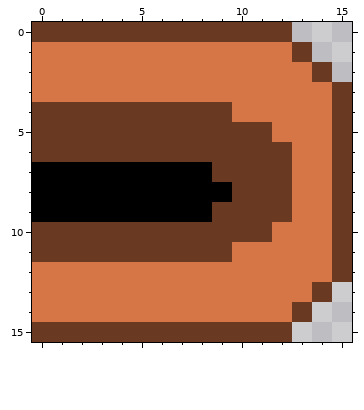
Two states of a pixel-art file, rail_start_4.aseprite. That is the earlier state.
16x16 pixels, 1 frame.
Now the later version:
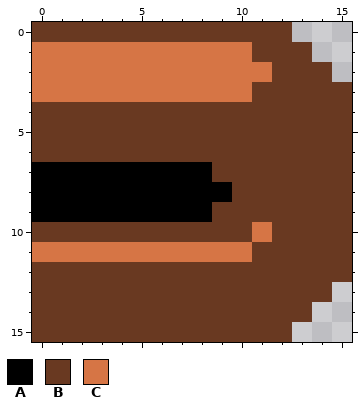
Palette (. is transparent): A #000000  B #693921  C #d67545
Changes in this commit:
{"y":1,"x":11,"old":"CC","new":"BB"}
{"y":2,"x":12,"old":"CC","new":"BB"}
{"y":3,"x":11,"old":"CCCC","new":"BBBB"}
{"y":4,"x":10,"old":"CCCCC","new":"BBBBB"}
{"y":5,"x":12,"old":"CCC","new":"BBB"}
{"y":6,"x":13,"old":"CC","new":"BB"}
{"y":7,"x":13,"old":"CC","new":"BB"}
{"y":8,"x":13,"old":"CC","new":"BB"}
{"y":9,"x":13,"old":"CC","new":"BB"}
{"y":10,"x":11,"old":"BCCC","new":"CBBB"}
{"y":11,"x":0,"old":"BBBBBBBBBB","new":"CCCCCCCCCC"}
{"y":11,"x":11,"old":"CCCC","new":"BBBB"}
{"y":12,"x":0,"old":"CCCCCCCCCCCCCCC","new":"BBBBBBBBBBBBBBB"}
{"y":13,"x":0,"old":"CCCCCCCCCCCCCC","new":"BBBBBBBBBBBBBB"}
{"y":14,"x":0,"old":"CCCCCCCCCCCCC","new":"BBBBBBBBBBBBB"}
